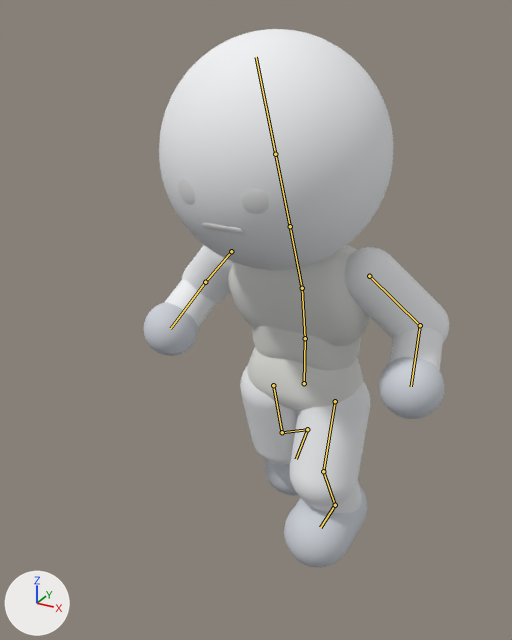
An edit to the Blender file Chibi/Chibi_Rigged.blend, drawn before and after from the same camera.
Camera for both pictures: a 50 mm lens placed at (0.868, -1.912, 1.516), pointed at (-0.041, -0.259, 0.69). Lighting does not change. The marker at lower left points along +X, +Y and +Z. The older version comes first. Both versions are drawn at frame 4 of the action 'CHASE_LeapRecovery'; the numbers are the values there. The bones that change are drawn over the model as lines.

Names of what the first picture shows: 'face_vis', 'foot_left_vis', 'foot_right_vis', 'hand_left_vis', 'hand_right_vis', 'head_vis', 'lower_arm_left_vis', 'lower_arm_right_vis', 'pelvis_geom_vis', 'shin_left_vis', 'spine_geom_vis', 'thigh_left_vis', 'thigh_right_vis', 'torso_geom_vis', 'upper_arm_left_vis', 'upper_arm_right_vis'.
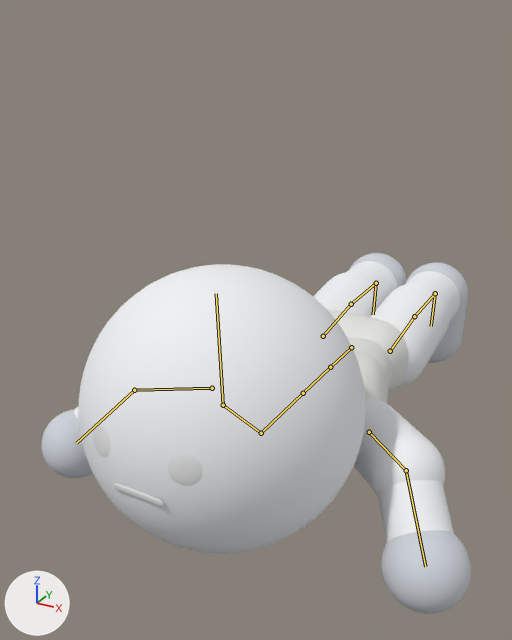
Scene script edits in JSON lines:
```json
{"block": "bone_pelvis", "where": "bone_pelvis = bpy.data.objects['Chibi_Armature'].pose.bones['pelvis']  # child of 'Root'"}
{"op": "set", "path": "bone_pelvis.location", "old": "(0.0, -0.288, 0.0)", "new": "(0.0, -0.116, -0.16)"}
{"op": "set", "path": "bone_pelvis.rotation_quaternion", "old": "(1.0, 0.0, 0.0, 0.0)", "new": "(0.719, 0.0, 0.0, -0.695)", "note": "degrees (0, 0, 0) -> degrees (0, 0, -88)"}
{"block": "bone_spine", "where": "bone_spine = bpy.data.objects['Chibi_Armature'].pose.bones['spine']  # child of 'pelvis'"}
{"op": "set", "path": "bone_spine.rotation_quaternion", "old": "(0.996, 0.0, 0.0, -0.091)", "new": "(1.0, 0.0, 0.0, 0.0)", "note": "degrees (0, 0, -10) -> degrees (0, 0, 0)"}
{"block": "bone_torso", "where": "bone_torso = bpy.data.objects['Chibi_Armature'].pose.bones['torso']  # child of 'spine'"}
{"op": "set", "path": "bone_torso.rotation_quaternion", "old": "(0.994, 0.0, 0.0, -0.112)", "new": "(1.0, 0.0, 0.0, 0.0)", "note": "degrees (0, 0, -13) -> degrees (0, 0, 0)"}
{"block": "bone_neck", "where": "bone_neck = bpy.data.objects['Chibi_Armature'].pose.bones['neck']  # child of 'torso'"}
{"op": "set", "path": "bone_neck.rotation_quaternion", "old": "(1.0, 0.0, 0.0, 0.0)", "new": "(0.934, 0.0, 0.0, 0.358)", "note": "degrees (0, 0, 0) -> degrees (0, 0, 42)"}
{"block": "bone_head", "where": "bone_head = bpy.data.objects['Chibi_Armature'].pose.bones['head']  # child of 'neck'"}
{"op": "set", "path": "bone_head.rotation_quaternion", "old": "(1.0, 0.0, 0.0, 0.0)", "new": "(0.934, 0.0, 0.0, 0.358)", "note": "degrees (0, 0, 0) -> degrees (0, 0, 42)"}
{"block": "bone_upper_arm_left", "where": "bone_upper_arm_left = bpy.data.objects['Chibi_Armature'].pose.bones['upper_arm_left']  # child of 'clavicle_left'"}
{"op": "set", "path": "bone_upper_arm_left.rotation_quaternion", "old": "(0.936, 0.352, 0.0, 0.0)", "new": "(0.082, 0.031, 0.351, 0.932)", "note": "degrees (41, 0, 0) -> degrees (41, 0, 170)"}
{"block": "bone_lower_arm_left", "where": "bone_lower_arm_left = bpy.data.objects['Chibi_Armature'].pose.bones['lower_arm_left']  # child of 'upper_arm_left'"}
{"op": "set", "path": "bone_lower_arm_left.rotation_quaternion", "old": "(0.796, 0.0, 0.0, -0.605)", "new": "(0.924, 0.0, 0.0, 0.383)", "note": "degrees (0, 0, -74) -> degrees (0, 0, 45)"}
{"block": "bone_upper_arm_right", "where": "bone_upper_arm_right = bpy.data.objects['Chibi_Armature'].pose.bones['upper_arm_right']  # child of 'clavicle_right'"}
{"op": "set", "path": "bone_upper_arm_right.rotation_quaternion", "old": "(0.936, -0.352, 0.0, 0.0)", "new": "(0.082, -0.031, -0.351, 0.932)", "note": "degrees (-41, 0, 0) -> degrees (-41, 0, 170)"}
{"block": "bone_lower_arm_right", "where": "bone_lower_arm_right = bpy.data.objects['Chibi_Armature'].pose.bones['lower_arm_right']  # child of 'upper_arm_right'"}
{"op": "set", "path": "bone_lower_arm_right.rotation_quaternion", "old": "(0.796, 0.0, 0.0, -0.605)", "new": "(0.924, 0.0, 0.0, 0.383)", "note": "degrees (0, 0, -74) -> degrees (0, 0, 45)"}
{"block": "bone_thigh_right", "where": "bone_thigh_right = bpy.data.objects['Chibi_Armature'].pose.bones['thigh_right']  # child of 'pelvis'"}
{"op": "set", "path": "bone_thigh_right.rotation_quaternion", "old": "(0.988, 0.0, 0.0, 0.152)", "new": "(0.998, 0.0, 0.0, 0.07)", "note": "degrees (0, 0, 17) -> degrees (0, 0, 8)"}
{"block": "bone_shin_right", "where": "bone_shin_right = bpy.data.objects['Chibi_Armature'].pose.bones['shin_right']  # child of 'thigh_right'"}
{"op": "set", "path": "bone_shin_right.rotation_quaternion", "old": "(0.92, 0.0, 0.0, 0.391)", "new": "(0.998, 0.0, 0.0, -0.061)", "note": "degrees (0, 0, 46) -> degrees (0, 0, -7)"}
{"block": "bone_foot_right", "where": "bone_foot_right = bpy.data.objects['Chibi_Armature'].pose.bones['foot_right']  # child of 'shin_right'"}
{"op": "set", "path": "bone_foot_right.rotation_quaternion", "old": "(0.976, 0.219, 0.0, 0.0)", "new": "(1.0, 0.022, 0.0, 0.0)", "note": "degrees (25, 0, 0) -> degrees (3, 0, 0)"}
{"block": "bone_thigh_left", "where": "bone_thigh_left = bpy.data.objects['Chibi_Armature'].pose.bones['thigh_left']  # child of 'pelvis'"}
{"op": "set", "path": "bone_thigh_left.rotation_quaternion", "old": "(0.988, 0.0, 0.0, -0.152)", "new": "(0.998, 0.0, 0.0, 0.07)", "note": "degrees (0, 0, -17) -> degrees (0, 0, 8)"}
{"block": "bone_shin_left", "where": "bone_shin_left = bpy.data.objects['Chibi_Armature'].pose.bones['shin_left']  # child of 'thigh_left'"}
{"op": "set", "path": "bone_shin_left.rotation_quaternion", "old": "(0.92, 0.0, 0.0, 0.391)", "new": "(0.998, 0.0, 0.0, -0.061)", "note": "degrees (0, 0, 46) -> degrees (0, 0, -7)"}
{"block": "bone_foot_left", "where": "bone_foot_left = bpy.data.objects['Chibi_Armature'].pose.bones['foot_left']  # child of 'shin_left'"}
{"op": "set", "path": "bone_foot_left.rotation_quaternion", "old": "(0.976, 0.219, 0.0, 0.0)", "new": "(1.0, 0.022, 0.0, 0.0)", "note": "degrees (25, 0, 0) -> degrees (3, 0, 0)"}
```

Changed parts and their boxes (x1, y1, x2, y2) in the pictures (512 x 640 px):
```json
{"object": "head_vis", "change": "posed", "before": [159, 29, 393, 270], "after": [78, 264, 366, 554], "on screen": "23% wider, 20% taller"}
{"object": "thigh_left_vis", "change": "posed", "before": [289, 382, 370, 507], "after": [371, 283, 450, 387]}
{"object": "upper_arm_left_vis", "change": "posed", "before": [345, 247, 449, 342], "after": [354, 399, 445, 495]}
{"object": "torso_geom_vis", "change": "posed", "before": [228, 245, 370, 346], "after": [353, 349, 388, 403]}
{"object": "hand_left_vis", "change": "posed", "before": [379, 357, 444, 419], "after": [381, 530, 471, 614], "on screen": "38% wider, 35% taller"}
{"object": "pelvis_geom_vis", "change": "posed", "before": [247, 347, 363, 411], "after": [327, 309, 409, 393]}
{"object": "foot_left_vis", "change": "posed", "before": [284, 485, 367, 568], "after": [406, 262, 468, 363]}
{"object": "lower_arm_left_vis", "change": "posed", "before": [390, 328, 443, 370], "after": [378, 480, 454, 543], "on screen": "43% wider, 49% taller"}
{"object": "hand_right_vis", "change": "posed", "before": [144, 302, 198, 356], "after": [41, 410, 93, 478]}
{"object": "spine_geom_vis", "change": "posed", "before": [251, 326, 361, 371], "after": [347, 337, 391, 388]}
{"object": "face_vis", "change": "posed", "before": [178, 179, 269, 234], "after": [92, 424, 203, 507], "on screen": "22% wider, 50% taller"}
{"object": "upper_arm_right_vis", "change": "posed", "before": [182, 245, 233, 305], "on screen": "not visible afterwards"}
{"object": "shin_left_vis", "change": "posed", "before": [302, 480, 362, 513], "after": [406, 271, 460, 322]}
{"object": "lower_arm_right_vis", "change": "posed", "before": [165, 279, 216, 327], "after": [74, 406, 79, 420], "on screen": "mostly hidden afterwards"}
{"bone": "pelvis", "before": "(304, 383) to (305, 338)", "after": "(351, 347) to (330, 367)"}
{"bone": "spine", "before": "(305, 338) to (302, 288)", "after": "(330, 367) to (303, 393)"}
{"bone": "torso", "before": "(302, 288) to (290, 226)", "after": "(303, 393) to (261, 433)"}
{"bone": "neck", "before": "(290, 226) to (275, 154)", "after": "(261, 433) to (223, 405)"}
{"bone": "head", "before": "(275, 154) to (256, 57)", "after": "(223, 405) to (216, 293)"}
{"bone": "upper_arm_left", "before": "(369, 276) to (420, 325)", "after": "(369, 432) to (406, 470)"}
{"bone": "lower_arm_left", "before": "(420, 325) to (411, 386)", "after": "(406, 470) to (425, 566)"}
{"bone": "upper_arm_right", "before": "(231, 251) to (205, 282)", "after": "(212, 388) to (134, 390)"}
{"bone": "lower_arm_right", "before": "(205, 282) to (170, 328)", "after": "(134, 390) to (76, 443)"}
{"bone": "thigh_right", "before": "(273, 385) to (282, 432)", "after": "(323, 336) to (351, 304)"}
{"bone": "shin_right", "before": "(282, 432) to (307, 429)", "after": "(351, 304) to (376, 283)"}
{"bone": "foot_right", "before": "(307, 429) to (296, 459)", "after": "(376, 283) to (373, 314)"}
{"bone": "thigh_left", "before": "(335, 401) to (323, 471)", "after": "(390, 351) to (414, 316)"}
{"bone": "shin_left", "before": "(323, 471) to (335, 505)", "after": "(414, 316) to (435, 293)"}
{"bone": "foot_left", "before": "(335, 505) to (320, 527)", "after": "(435, 293) to (431, 326)"}
```
